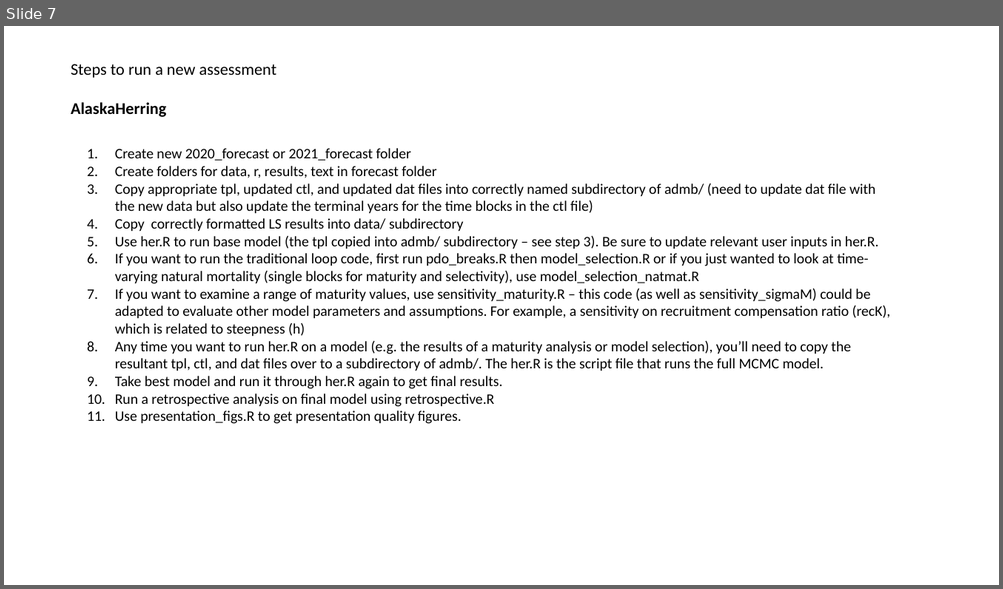
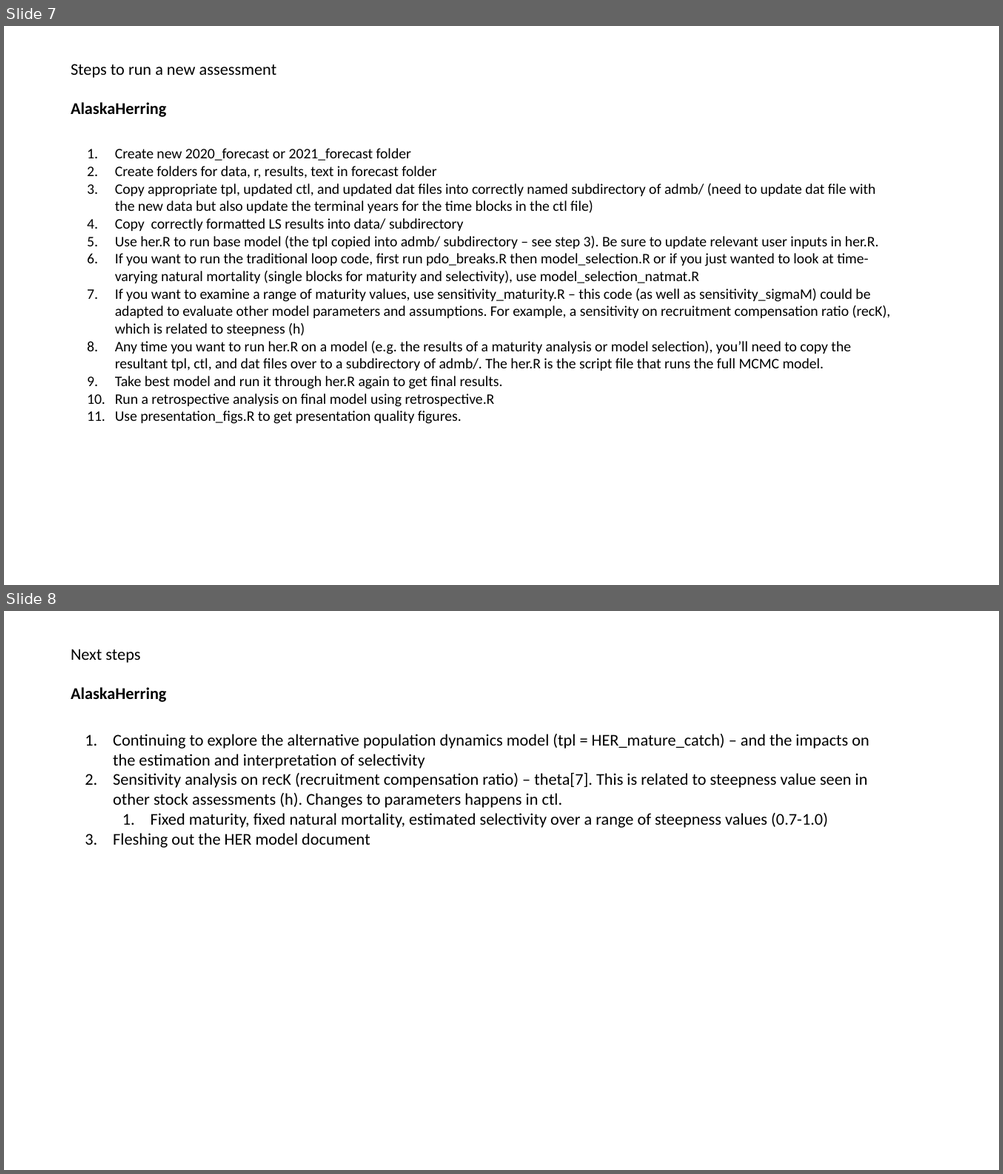
Before and after one commit to commfish/AlaskaHerring, a slide deck: technical_docs/folder_organization.pptx. Shown one above the other, each under a label of ours: slide 7 before the commit, slides 7 and 8 after it. The pictures are 1003x589 and 1003x1174 pixels, drawn with LibreOffice and Linux fonts; fonts in the diff are those of the drawing. Boxes give left, top, right and bottom in pixels: in the first picture for what was removed or moved away, otherwise in the second. Text is boxed around its words. In the diff, an @@ line names an element or a change of style, - is before the commit and + after.

```diff
--- a/technical_docs/folder_organization.pptx
+++ b/technical_docs/folder_organization.pptx
@@ slide 8 added at <box>4,611,999,1170</box>, background #FFFFFF @@
@@ text added at <box>71,649,166,702</box>, 15.9 pt, text #000000, bold @@
+Next steps
+AlaskaHerring
@@ text added at <box>113,734,868,848</box>, 15.9 pt, text #000000 @@
+1. Continuing to explore the alternative population dynamics model (tpl = HER_mature_catch) – and the impacts on the estimation and interpretation of selectivity
+2. Sensitivity analysis on recK (recruitment compensation ratio) – theta[7]. This is related to steepness value seen in other stock assessments (h). Changes to parameters happens in ctl.
+  1. Fixed maturity, fixed natural mortality, estimated selectivity over a range of steepness values (0.7-1.0)
+3. Fleshing out the HER model document
```
Also in this commit, not shown: 16 other files.
